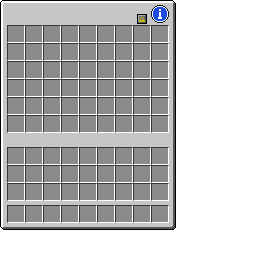
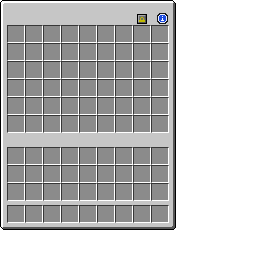
Revision of a layered (256, 256) image; what changed, layer by layer:
painted on "Mockup" over [157, 13, 168, 24]
painted on "Icons" over [151, 5, 169, 23]
